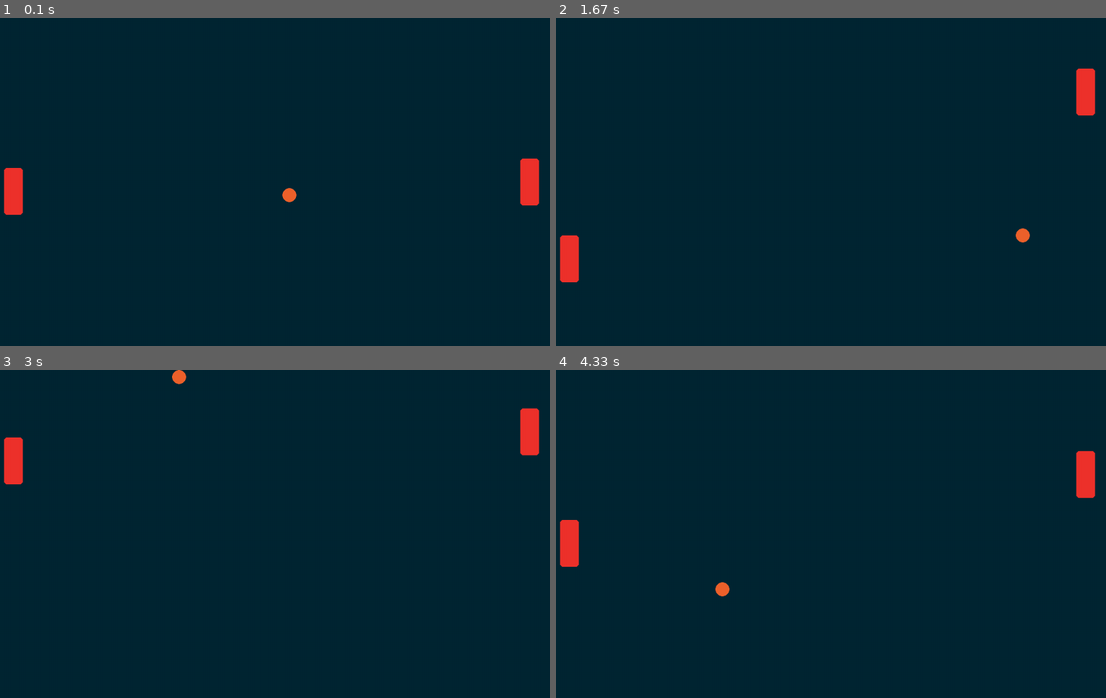
Above: before the commit, frames 1-4 (two rows, left to right).
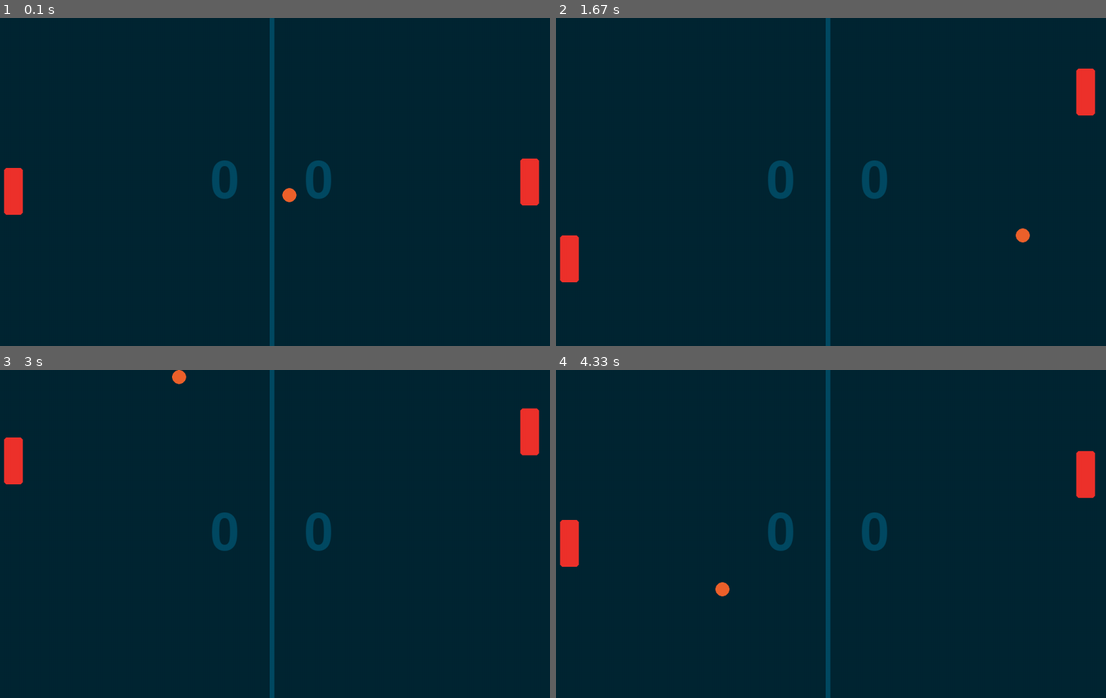
Above: after the commit, the same moments.

Repository: SubGameR69/Pygame-Projects
Game: pygame game, started from Pong Game/main.py
Same seed, same stepped clock (60 frames per second), same inputs: the game is played once before the commit and once after it.
Inputs:
- Up to frame 1 (0.1 s): no input
- Up to frame 2 (1.67 s): hold Up 0.33-0.8 s; hold Down 0.83-1.13 s; hold Up 1.17-1.53 s; hold Down from 1.57 s (still down)
- Up to frame 3 (3 s): release Down at 1.93 s; hold Up 1.97-2.27 s; hold Down 2.3-2.6 s; hold Up from 2.63 s (still down)
- Up to frame 4 (4.33 s): release Up at 3 s; hold Down 3.03-3.4 s; hold Up 3.43-3.73 s; hold Down 3.77-4.07 s; hold Up from 4.1 s (still down)

The runs differ from the first frame. In frame 1, 1.4% of the frame differs, in the area x 38-61%, y 0-100%; in frame 2, 1.4%; in frame 3, 1.4%; in frame 4, 1.4%.

Commit message:
Display the Score

Diff:
--- a/Pong Game/main.py
+++ b/Pong Game/main.py
@@ -16,6 +16,25 @@
         self.ball = Ball(self.all_sprites, self.paddle_sprites)
         self.opponent = Opponent((self.all_sprites, self.paddle_sprites), ball=self.ball)
 
+        # Score
+        self.score = {"player": 0, "opponent": 0}
+        self.font = pygame.font.Font(None, 160)
+
+    def display_score(self):
+        # Player
+        player_surf = self.font.render(str(self.score["player"]), True, COLORS["bg detail"])
+        player_rect = player_surf.get_rect(center = (WINDOW_WIDTH / 2 + 100, WINDOW_HEIGHT / 2))
+        self.display_surface.blit(player_surf, player_rect)
+
+        # Opponent
+        opponent_surf = self.font.render(str(self.score["opponent"]), True, COLORS["bg detail"])
+        opponent_rect = opponent_surf.get_rect(center = (WINDOW_WIDTH / 2 - 100, WINDOW_HEIGHT / 2))
+        self.display_surface.blit(opponent_surf, opponent_rect)
+
+        # Line seperator
+        pygame.draw.line(self.display_surface, COLORS["bg detail"], (WINDOW_WIDTH / 2, 0), (WINDOW_WIDTH / 2, WINDOW_HEIGHT), 10)
+
+
     def run(self):
         while self.running:
             dt = self.clock.tick(60) / 1000
@@ -27,6 +46,7 @@
             self.all_sprites.update(dt)
             # Draw
             self.display_surface.fill(COLORS["bg"])
+            self.display_score()
             self.all_sprites.draw(self.display_surface)
             pygame.display.update()
         pygame.quit()
--- a/Pong Game/settings.py
+++ b/Pong Game/settings.py
@@ -10,5 +10,6 @@
     "paddle shadow": "#b12521",
     "ball": "#ee622c",
     "ball shadow": "#c14f24",
-    "bg": "#002633"
+    "bg": "#002633",
+    "bg detail": "#004a63",
 }
